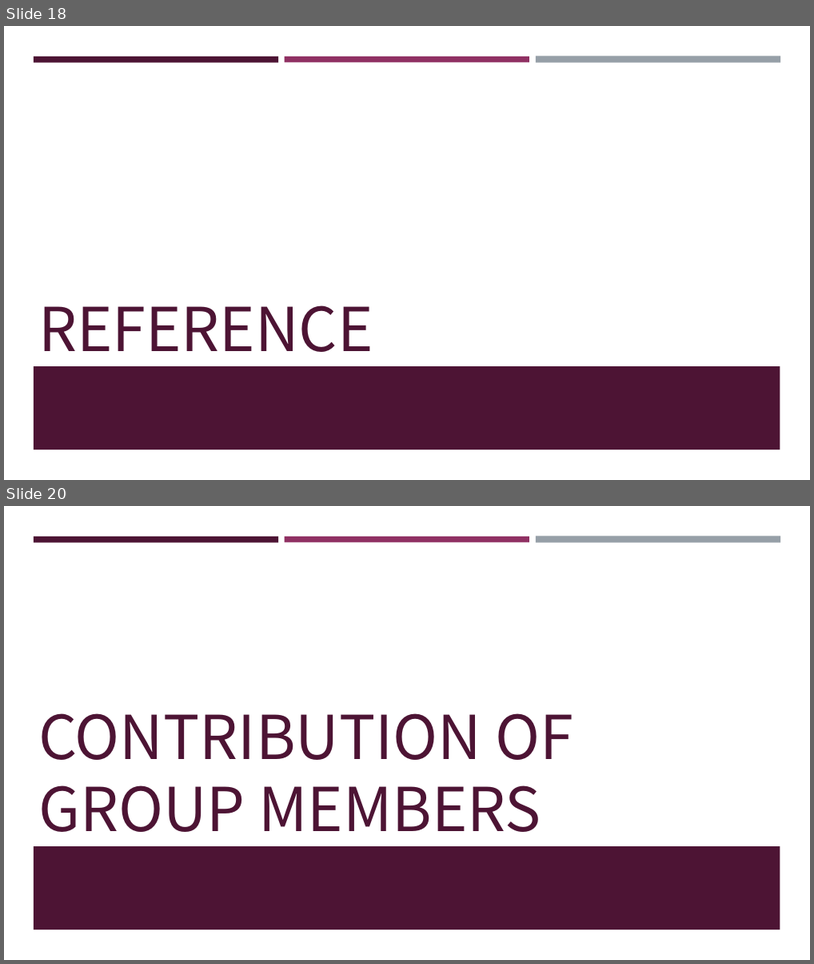
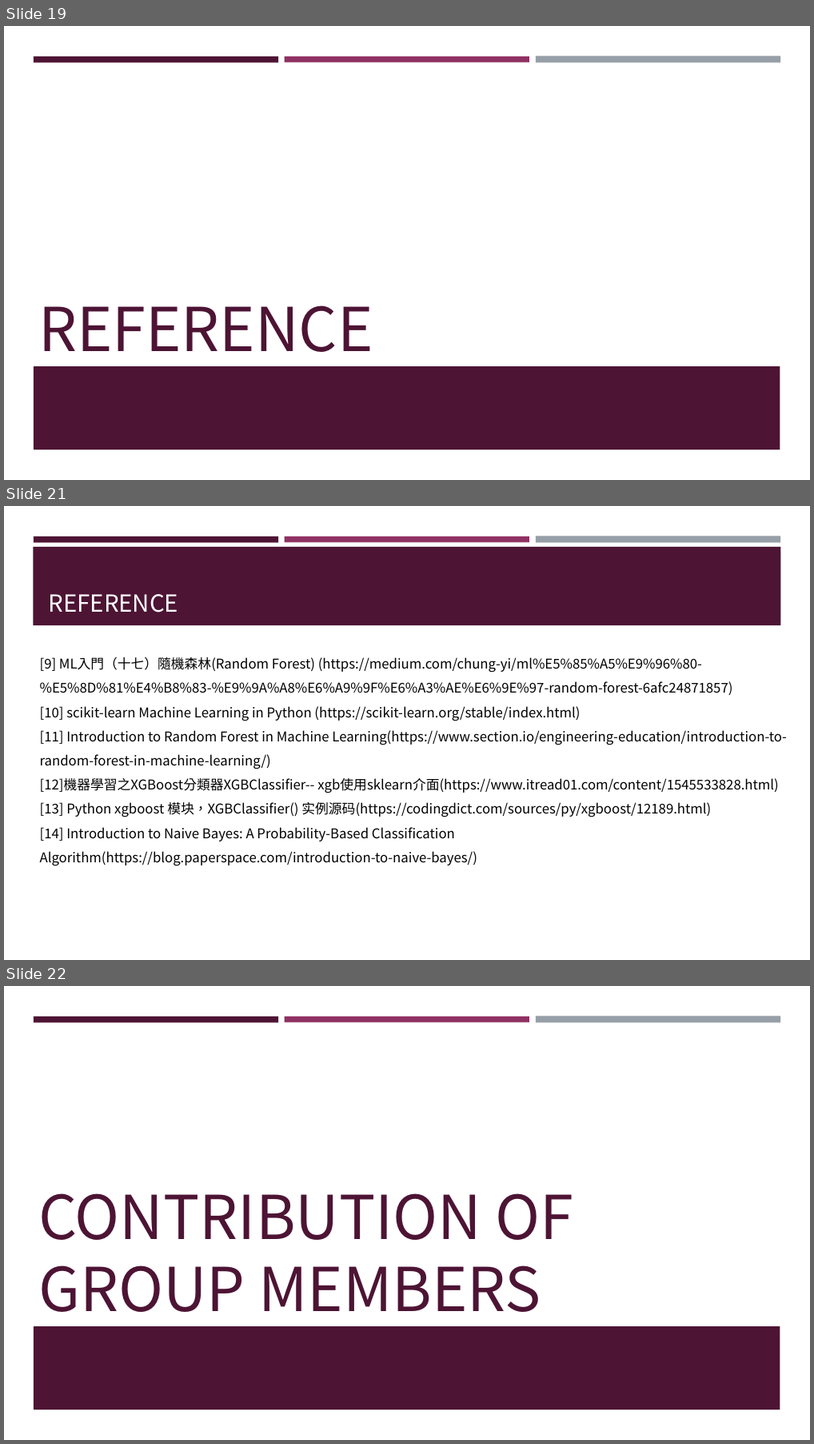
Before and after one commit to frankye1000/NYCU-DigitalMedicine, a slide deck: Case_Presentation_1/ppt/case1.pptx. Shown one above the other, each under a label of ours: slides 18 and 20 before the commit, slides 19, 21 and 22 after it; the slides between them are not shown. The pictures are 814x964 and 814x1444 pixels, drawn with LibreOffice and Linux fonts; fonts in the diff are those of the drawing. Boxes give left, top, right and bottom in pixels: in the first picture for what was removed or moved away, otherwise in the second. Text is boxed around its words. In the diff, an @@ line names an element or a change of style, - is before the commit and + after.

```diff
--- a/Case_Presentation_1/ppt/case1.pptx
+++ b/Case_Presentation_1/ppt/case1.pptx
@@ slide 21 added at [4, 506, 810, 960], background #FFFFFF; not listed: 3 template elements that a slide beside it also shows @@
@@ rectangle added at [33, 547, 782, 625], fill #4D1434 @@
@@ title added at [49, 594, 179, 612], 28 pt, text #FFFFFF @@
+REFERENCE
@@ text added at [40, 657, 787, 866], 16 pt, text #000000 @@
+[9] ML入門（十七）隨機森林(Random Forest) (https://medium.com/chung-yi/ml%E5%85%A5%E9%96%80-%E5%8D%81%E4%B8%83-%E9%9A%A8%E6%A9%9F%E6%A3%AE%E6%9E%97-random-forest-6afc24871857)
+[10] scikit-learn Machine Learning in Python (https://scikit-learn.org/stable/index.html)
+[11] Introduction to Random Forest in Machine Learning(https://www.section.io/engineering-education/introduction-to-random-forest-in-machine-learning/)
+[12]機器學習之XGBoost分類器XGBClassifier-- xgb使用sklearn介面(https://www.itread01.com/content/1545533828.html)
+[13] Python xgboost 模块，XGBClassifier() 实例源码(https://codingdict.com/sources/py/xgboost/12189.html)
+[14] Introduction to Naive Bayes: A Probability-Based Classification Algorithm(https://blog.paperspace.com/introduction-to-naive-bayes/)
@@ what was slide 18 is now slide 19 @@
@@ what was slide 20 is now slide 22 @@
```
Also in this commit, not shown: 5 slides changed, 2 other slides added, 1 slide removed, 3 other files.
